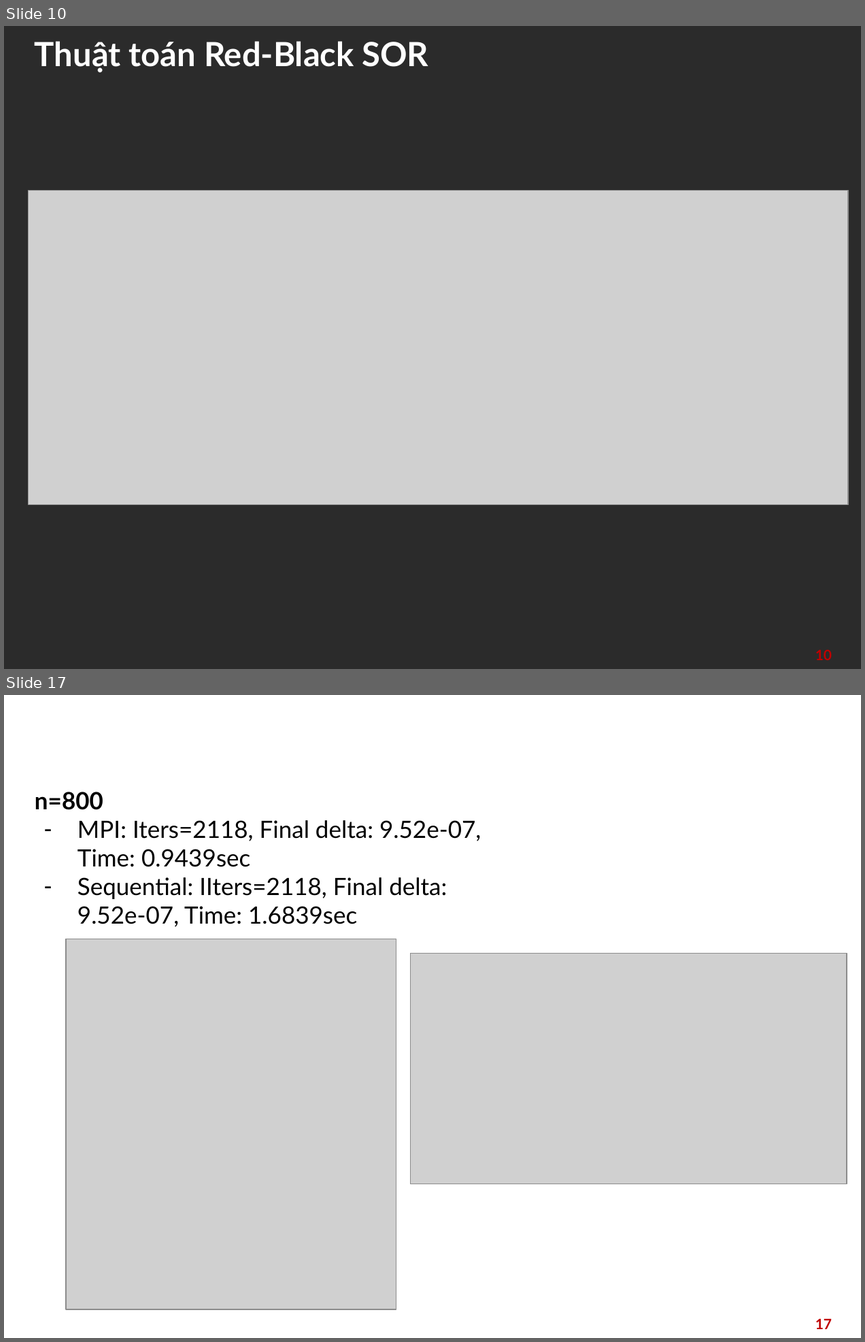
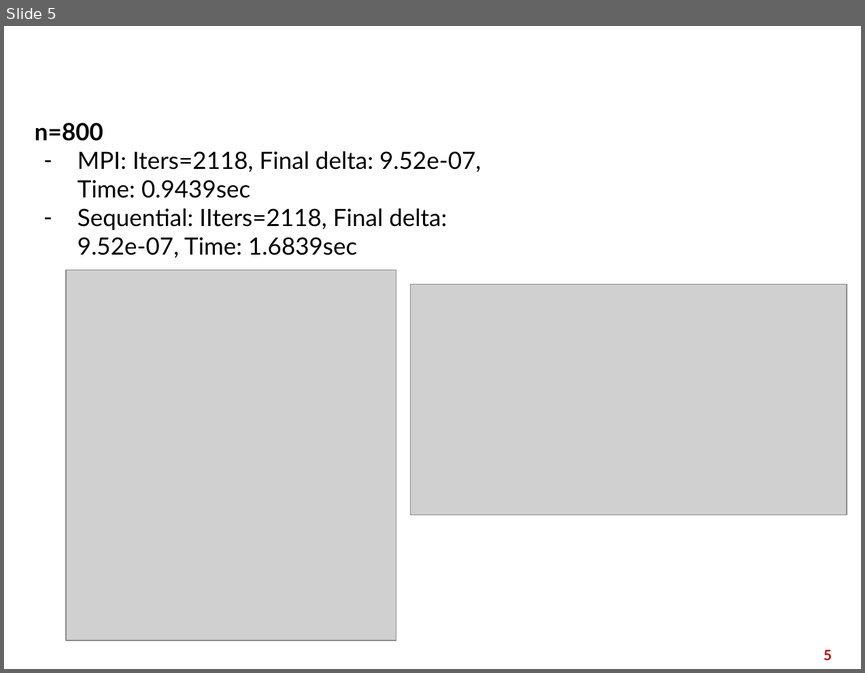
Before and after one commit to Namtxbk/tabusearch, a slide deck: Slide môn TÍnh Toán Hiệu Năng Cao.pptx. Shown one above the other, each under a label of ours: slides 10 and 17 before the commit, slide 5 after it; the slides between them are not shown. The pictures are 865x1342 and 865x673 pixels, drawn with LibreOffice and Linux fonts; fonts in the diff are those of the drawing; grey boxes stand for pictures; background and template pictures are left out; a plain dark background stands for a picture behind light text. Boxes give left, top, right and bottom in pixels: in the first picture for what was removed or moved away, otherwise in the second. Text is boxed around its words. In the diff, an @@ line names an element or a change of style, - is before the commit and + after.

```diff
--- a/Slide môn TÍnh Toán Hiệu Năng Cao.pptx
+++ b/Slide môn TÍnh Toán Hiệu Năng Cao.pptx
@@ slide 10 removed at [4, 26, 861, 669], background picture (left out) @@
@@ title removed at [35, 41, 429, 72] @@
-Thuật toán Red-Black SOR
@@ picture removed at [28, 191, 848, 505] @@
@@ page number removed at [815, 649, 832, 660] @@
-10
@@ what was slide 17 is now slide 5 @@
@@ page number at [823, 649, 832, 660]: text changed @@
-17
+5
```
Also in this commit, not shown: 3 slides added, 14 other slides removed, 10 other files.
